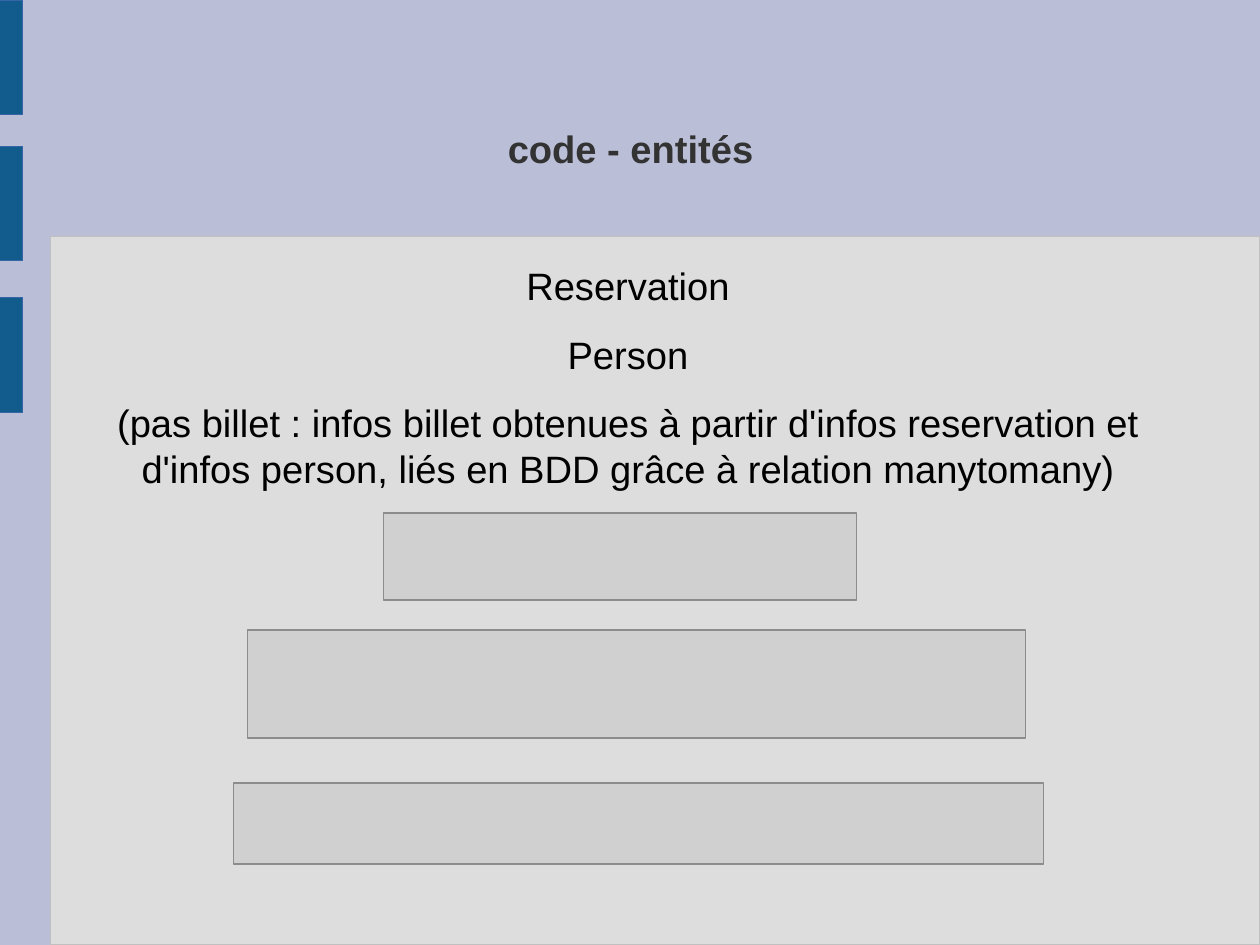
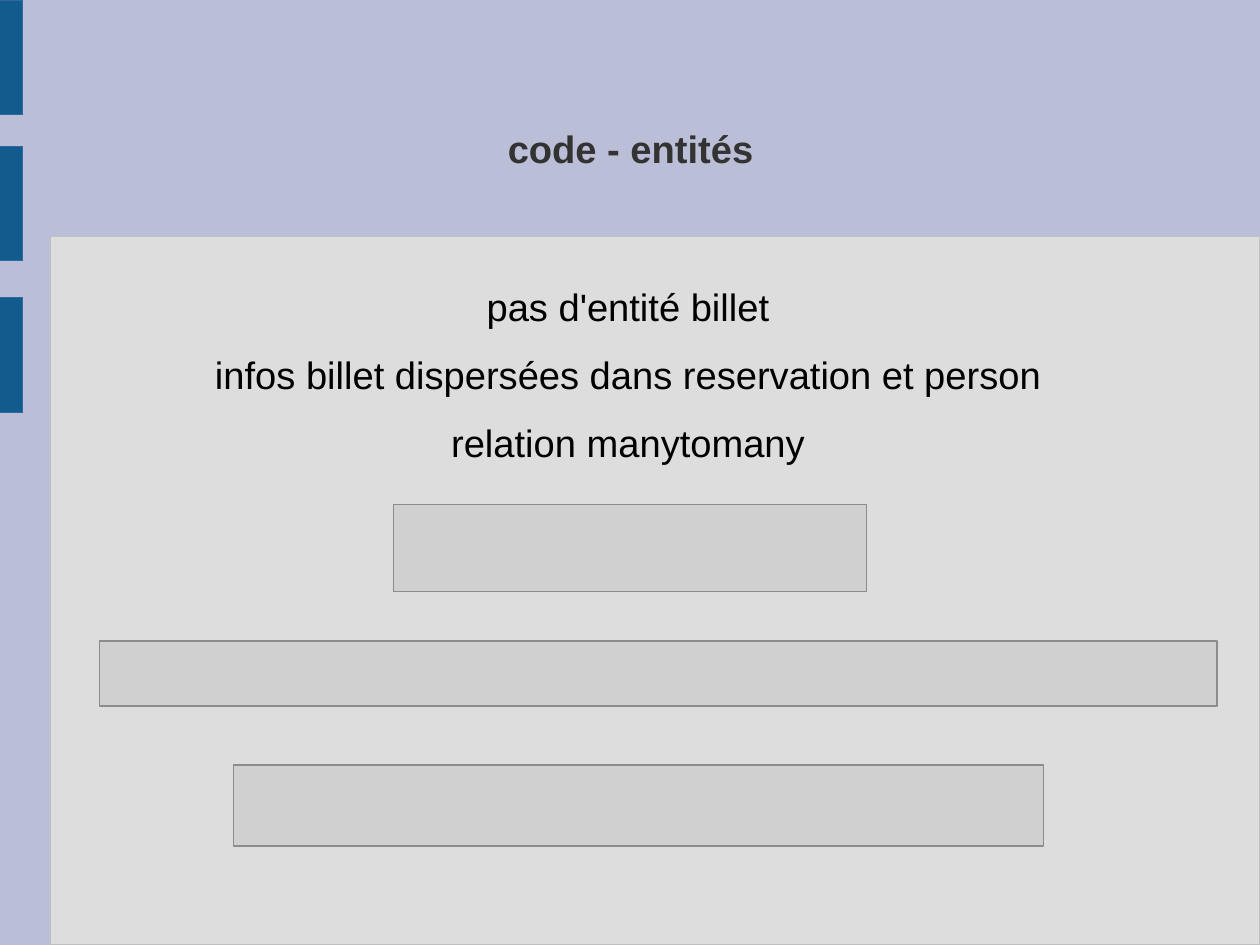
Before and after one commit to frederic-malard/OC_p4_louvre, a slide deck: slide 19 of 3 - diapos.odp (slide 18 before the commit). Drawn at 1260x945 pixels with LibreOffice and Linux fonts; fonts in the diff are those of the drawing; grey boxes stand for pictures. Boxes give left, top, right and bottom in pixels: in the first picture for what was removed or moved away, otherwise in the second. Text is boxed around its words. In the diff, an @@ line names an element or a change of style, - is before the commit and + after.

```diff
--- a/3 - diapos.odp
+++ b/3 - diapos.odp
@@ text at box(215, 293, 1041, 465): text changed @@
-Reservation
-Person
-(pas billet : infos billet obtenues à partir d'infos reservation et d'infos person, liés en BDD grâce à relation manytomany)
+pas d'entité billet
+infos billet dispersées dans reservation et person
+relation manytomany
@@ picture: place and size @@
-picture at box(383, 513, 856, 600)
+picture at box(394, 505, 868, 592)
@@ picture: place and size @@
-picture at box(248, 630, 1027, 737)
+picture at box(99, 641, 1217, 707)
@@ picture: place and size @@
-picture at box(233, 783, 1044, 864)
+picture at box(233, 765, 1044, 846)
```
Also in this commit, not shown: 3 other slides changed, 8 slides added, 1 slide removed, 4 other files.
